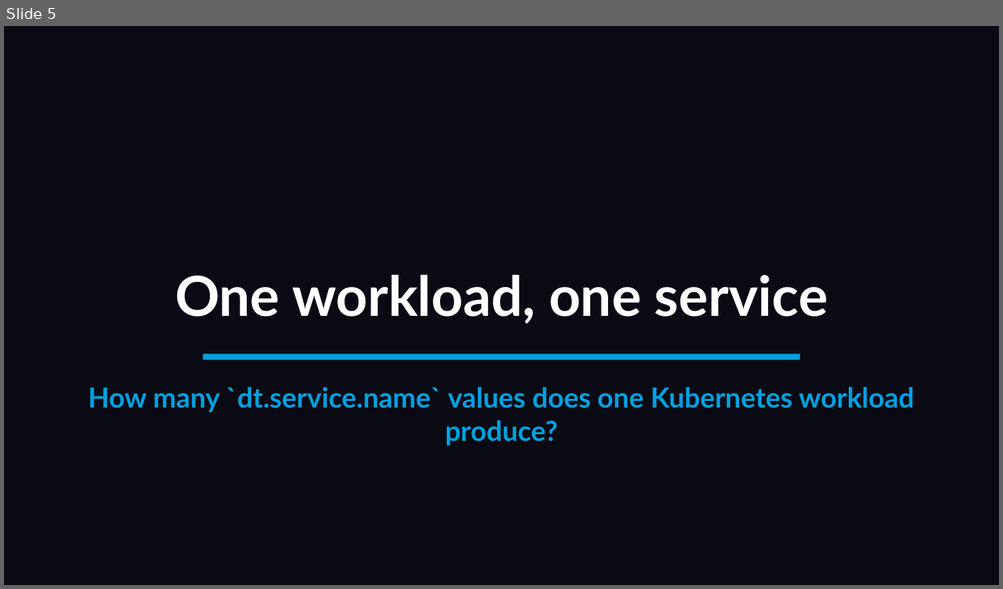
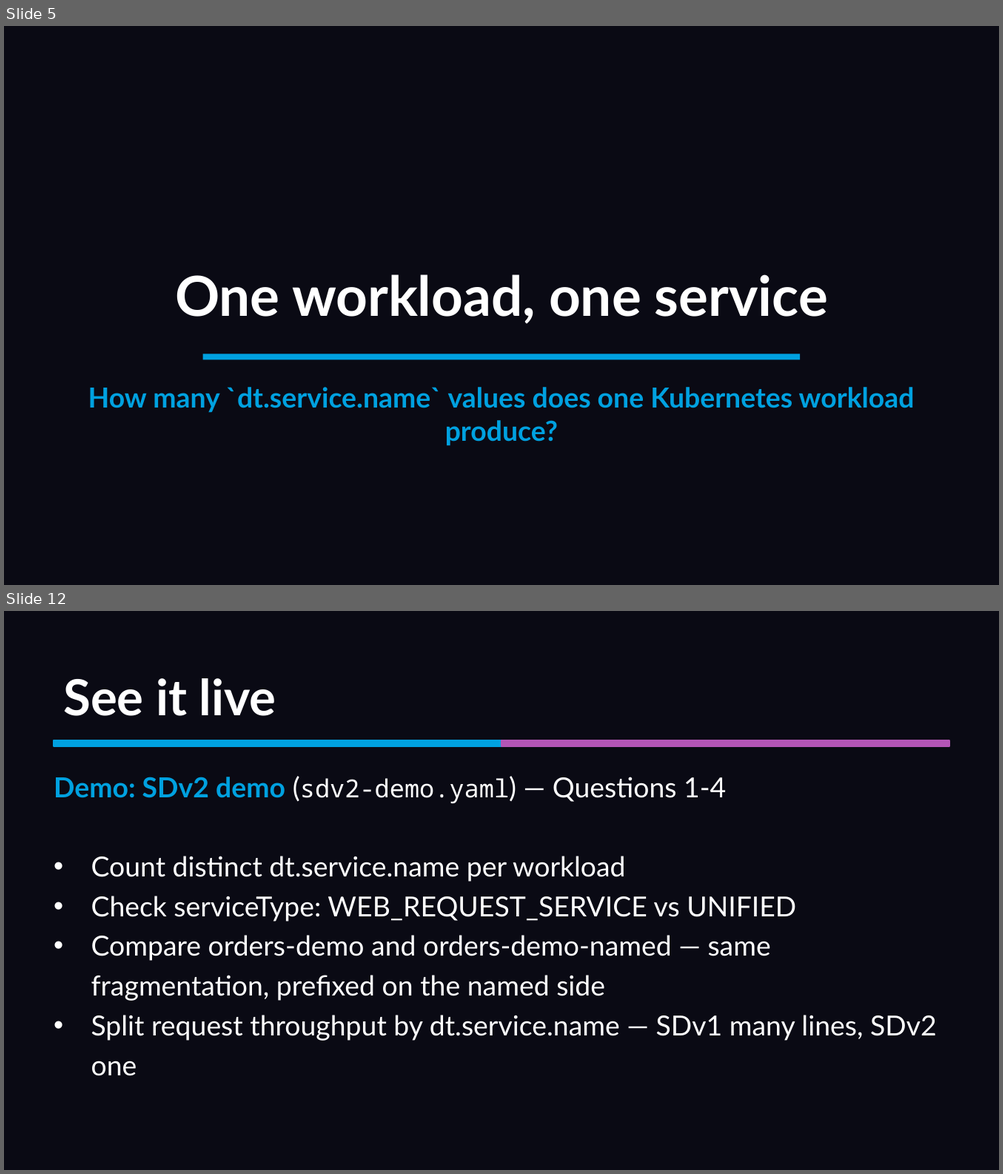
Before and after one commit to mreider/orders-demo, a slide deck: presentation/sdv2-presentation.pptx. Shown one above the other, each under a label of ours: slide 5 before the commit, slides 5 and 12 after it; the slides between them are not shown. The pictures are 1003x589 and 1003x1174 pixels, drawn with LibreOffice and Linux fonts; fonts in the diff are those of the drawing. Boxes give left, top, right and bottom in pixels: in the first picture for what was removed or moved away, otherwise in the second. Text is boxed around its words. In the diff, an @@ line names an element or a change of style, - is before the commit and + after.

```diff
--- a/presentation/sdv2-presentation.pptx
+++ b/presentation/sdv2-presentation.pptx
@@ slide 12 added at [4, 611, 999, 1170], background #0A0A14 @@
@@ text added at [63, 678, 276, 716], 36 pt, text #FFFFFF, bold @@
+See it live
@@ rectangle added at [54, 741, 501, 746], fill #00A1E0, outline #00A1E0 1 pt @@
@@ rectangle added at [501, 741, 949, 746], fill #B455B6, outline #B455B6 1 pt @@
@@ text added at [54, 777, 726, 804], 20 pt, text #FFFFFF @@
+Demo: SDv2 demo (sdv2-demo.yaml) — Questions 1-4
@@ text added at [91, 856, 936, 1076], 20 pt, text #FFFFFF @@
+• Count distinct dt.service.name per workload
+• Check serviceType: WEB_REQUEST_SERVICE vs UNIFIED
+• Compare orders-demo and orders-demo-named — same fragmentation, prefixed on the named side
+• Split request throughput by dt.service.name — SDv1 many lines, SDv2 one
```
Also in this commit, not shown: 6 slides changed, 10 other slides added, 52 slides removed, 54 other files.
